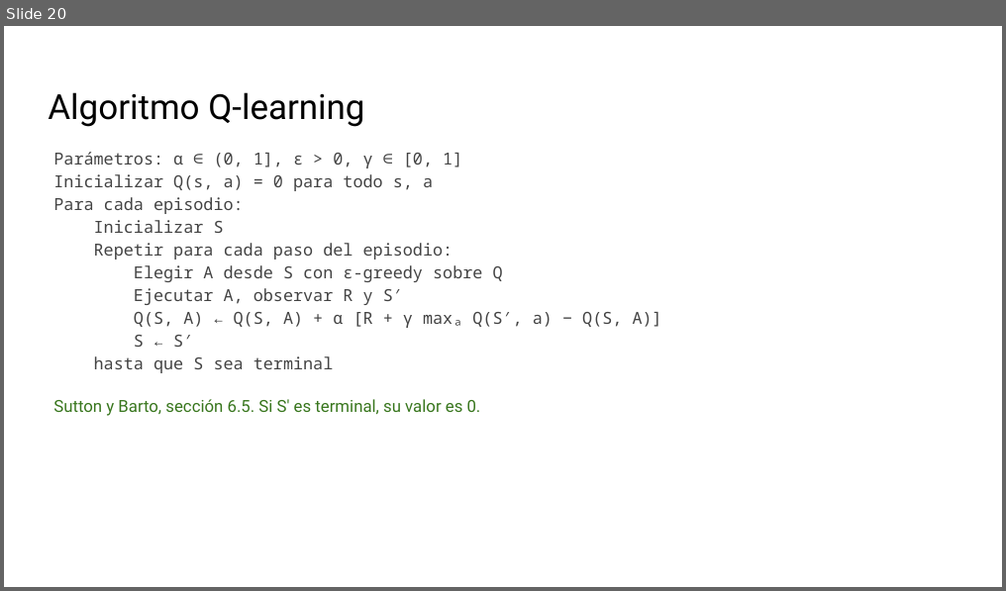
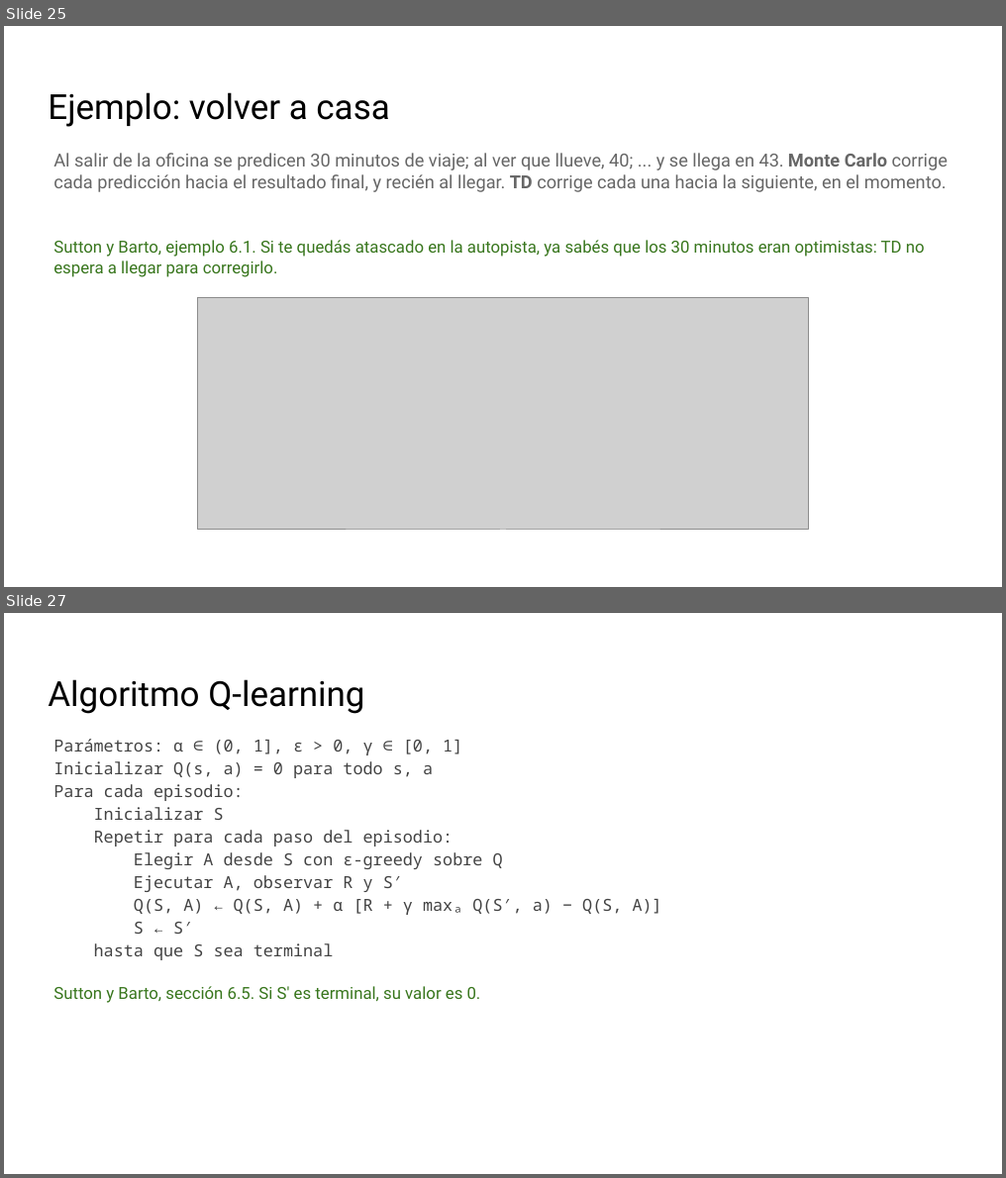
Before and after one commit to telsesser/2026-ML-UNLU, a slide deck: 03-refuerzos/presentaciones/C3-1_ Decisiones secuenciales y Q-learning.pptx. Shown one above the other, each under a label of ours: slide 20 before the commit, slides 25 and 27 after it; the slides between them are not shown. The pictures are 1006x591 and 1006x1178 pixels, drawn with LibreOffice and Linux fonts; fonts in the diff are those of the drawing; grey boxes stand for pictures; background and template pictures are left out. Boxes give left, top, right and bottom in pixels: in the first picture for what was removed or moved away, otherwise in the second. Text is boxed around its words. In the diff, an @@ line names an element or a change of style, - is before the commit and + after.

```diff
--- a/03-refuerzos/presentaciones/C3-1_ Decisiones secuenciales y Q-learning.pptx
+++ b/03-refuerzos/presentaciones/C3-1_ Decisiones secuenciales y Q-learning.pptx
@@ slide 25 added at [4,26,1002,587], background picture (left out) @@
@@ title added at [48,92,389,127], 25 pt, text #000000 @@
+Ejemplo: volver a casa
@@ text added at [54,153,947,192], 13 pt, text #666666 @@
+Al salir de la oficina se predicen 30 minutos de viaje; al ver que llueve, 40; ... y se llega en 43. Monte Carlo corrige cada predicción hacia el resultado final, y recién al llegar. TD corrige cada una hacia la siguiente, en el momento.
@@ text added at [54,240,925,277], 12 pt, text #38761D @@
+Sutton y Barto, ejemplo 6.1. Si te quedás atascado en la autopista, ya sabés que los 30 minutos eran optimistas: TD no espera a llegar para corregirlo.
@@ picture added at [198,297,807,530] @@
@@ what was slide 20 is now slide 27 @@
```
Also in this commit, not shown: 14 slides changed, 6 other slides added, 23 other files.
